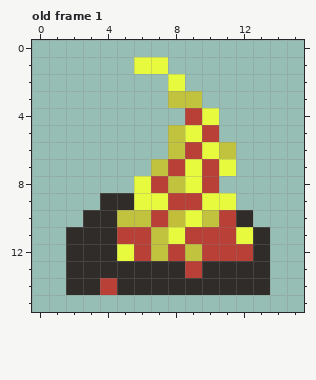
Pixel-art file -- GameArt/Fireplace.aseprite. Above: the version before the commit.
16x16 pixels, 1 frame. Colours within 5 levels of each other are drawn and written as one. Shown: old frame 1. The commit also changed other frames, which this record leaves out.
And afterwards:
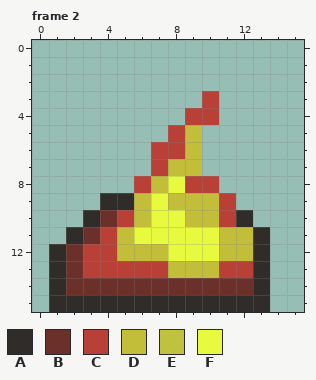
Palette (. is transparent): A #302c29  B #6b302a  C #b84037  D #c2be3a  E #c2c23af8  F #e7fa3e
A new or re-ordered frame is compared with the old frame closest to it.
What changed:
frames 1 -> 4
layer "Firebackground" added
layer "Fire1" added
layer "Fire2" added
layer "Wood" added
layer "Layer 1" removed
--- frame 2 is new; against old frame 1
@@ x 0..15 @@
  0 ................
- 1 ......FF........
- 2 ........F.......
- 3 ........EE......
- 4 .........CF.....
- 5 ........EFC.....
- 6 ........ECFE....
- 7 .......ECFCF....
- 8 ......FCEFC.....
- 9 ....AAFFCCFF....
-10 ...AAEECDFECA...
-11 ..AAACCEFCCCFA..
-12 ..AAAFCECECCCA..
-13 ..AAAAAAACAAAA..
-14 ..AACAAAAAAAAA..
-15 ................
+ 1 ................
+ 2 ................
+ 3 ..........C.....
+ 4 .........CC.....
+ 5 ........CD......
+ 6 .......CCD......
+ 7 .......CDD......
+ 8 ......CDFCC.....
+ 9 ....AADFDDDC....
+10 ...ABCDFFDDCA...
+11 ..ABCDFFFFFDDA..
+12 .ABCCDDDFFFDDA..
+13 .ABCCCCCDDDCCA..
+14 .ABBBBBBBBBBBA..
+15 .AAAAAAAAAAAAA..
Boxes around the changes in both pictures, in picture pixels (x1, y1, x2, y2):
changed: (49, 57, 270, 312)
